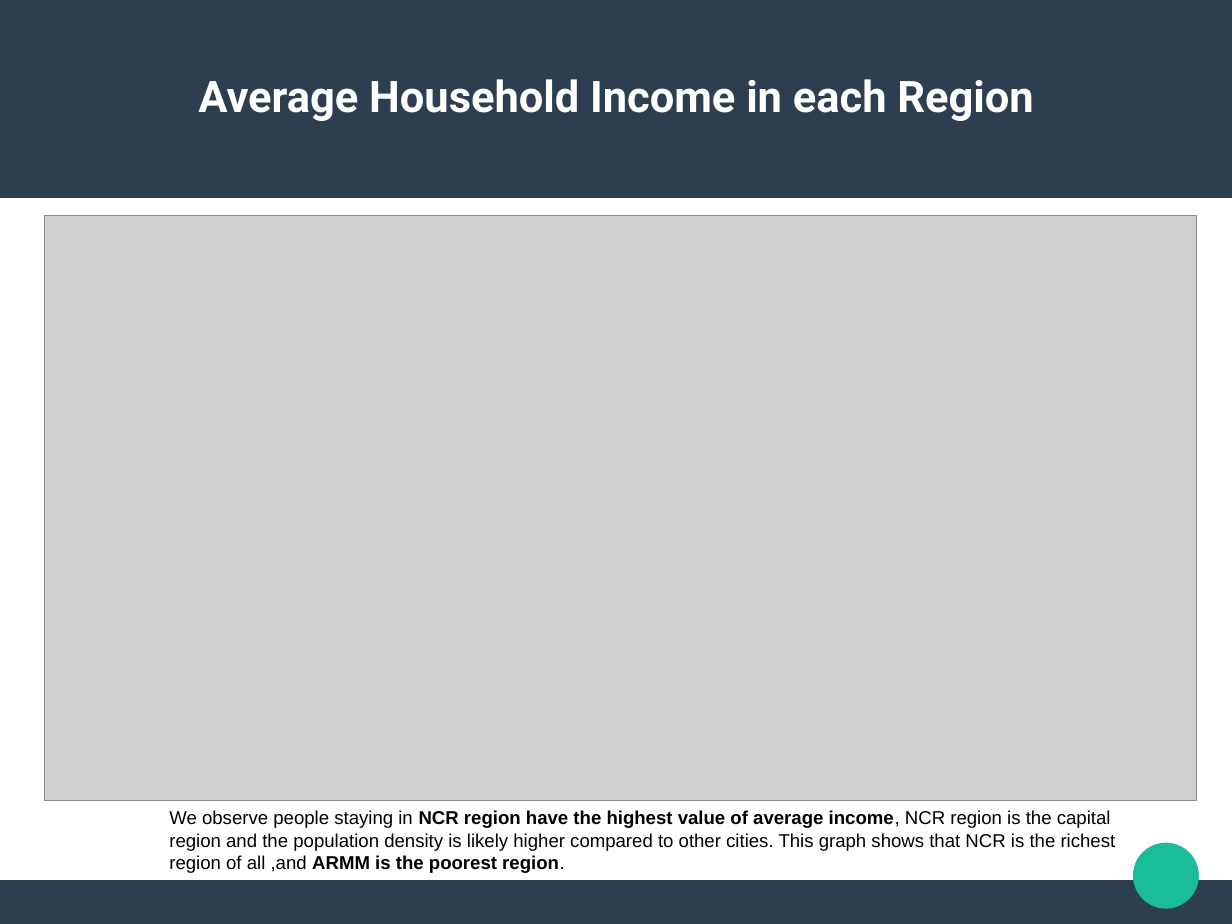
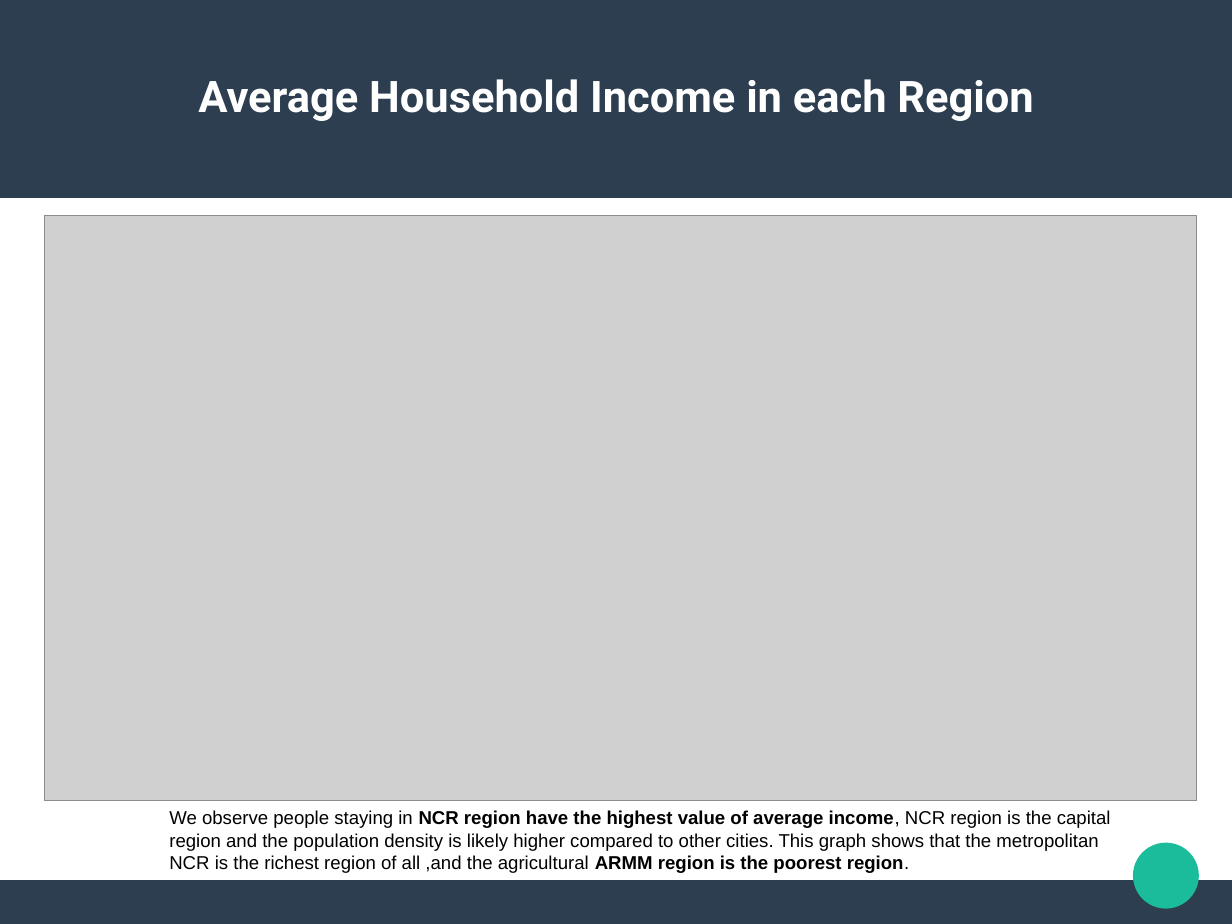
Before and after one commit to AshishShenoy/ids-project, a slide deck: slide 4 of project.odp. Drawn at 1232x924 pixels with LibreOffice and Linux fonts; fonts in the diff are those of the drawing; grey boxes stand for pictures. Boxes give left, top, right and bottom in pixels: in the first picture for what was removed or moved away, otherwise in the second. Text is boxed around its words. In the diff, an @@ line names an element or a change of style, - is before the commit and + after.

```diff
--- a/project.odp
+++ b/project.odp
@@ text at [169, 810, 1111, 873]: text changed @@
-We observe people staying in NCR region have the highest value of average income, NCR region is the capital region and the population density is likely higher compared to other cities. This graph shows that NCR is the richest region of all ,and ARMM is the poorest region.
+We observe people staying in NCR region have the highest value of average income, NCR region is the capital region and the population density is likely higher compared to other cities. This graph shows that the metropolitan NCR is the richest region of all ,and the agricultural ARMM region is the poorest region.
```
Also in this commit, not shown: 3 other slides changed, 3 other files.
